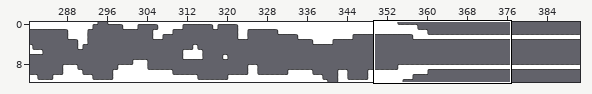
Tiled map, stored at JumpNPuke/JumpNPuke/map-ipad.tmx. The first picture is a wide view before the edit; the outline marks the close-up.
Close-up. Before the commit:
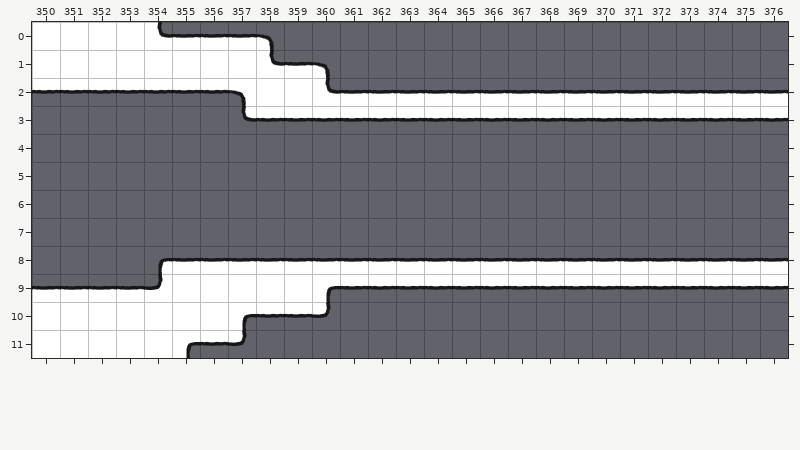
Cells are 64x64 px. Shown: x 350..376, y 0..11.
The same view after the edit:
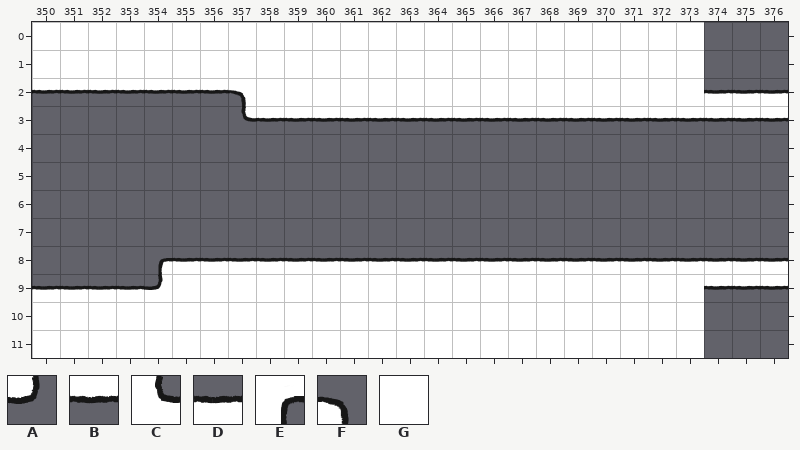
Key: from "bords": A 3, B 4, C 5, D 7, E 9, F 10, G 12.
_ is an empty cell, . an unchanged one.
The edit:
--- layer "background"
@@ x 354..373 @@
- 0 CDDDF_______________
- 1 ....CDF_____________
- 2 ......CDDDDDDDDDDDDD
+ 0 GGGGGGGGGGGGGGGGGGGG
+ 1 ....GGGGGGGGGGGGGGGG
+ 2 ......GGGGGGGGGGGGGG
@@ x 355..373 @@
- 9 .....EBBBBBBBBBBBBB
-10 ..EBBA_____________
-11 EBA________________
+ 9 .....GGGGGGGGGGGGGG
+10 ..GGGGGGGGGGGGGGGGG
+11 GGGGGGGGGGGGGGGGGGG
